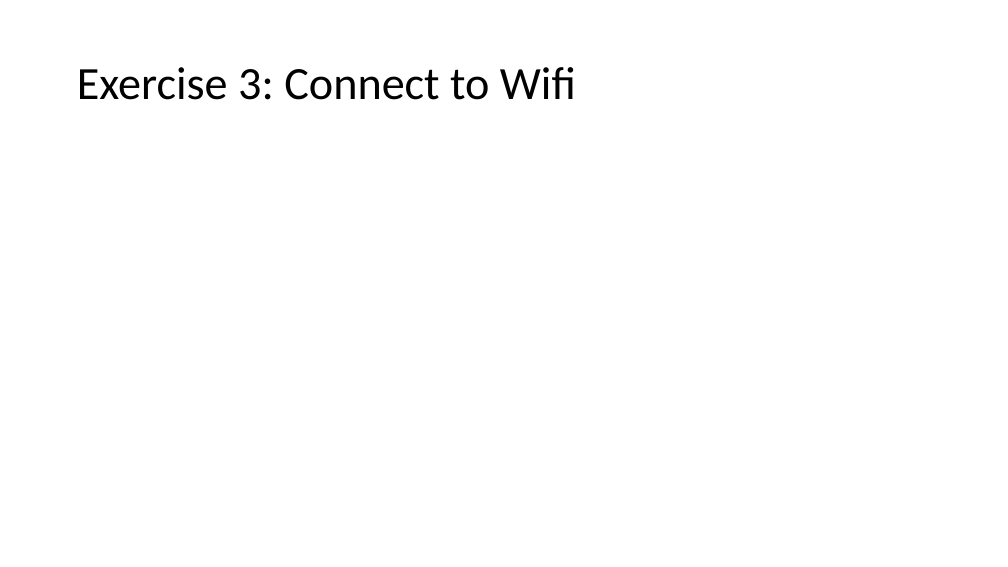
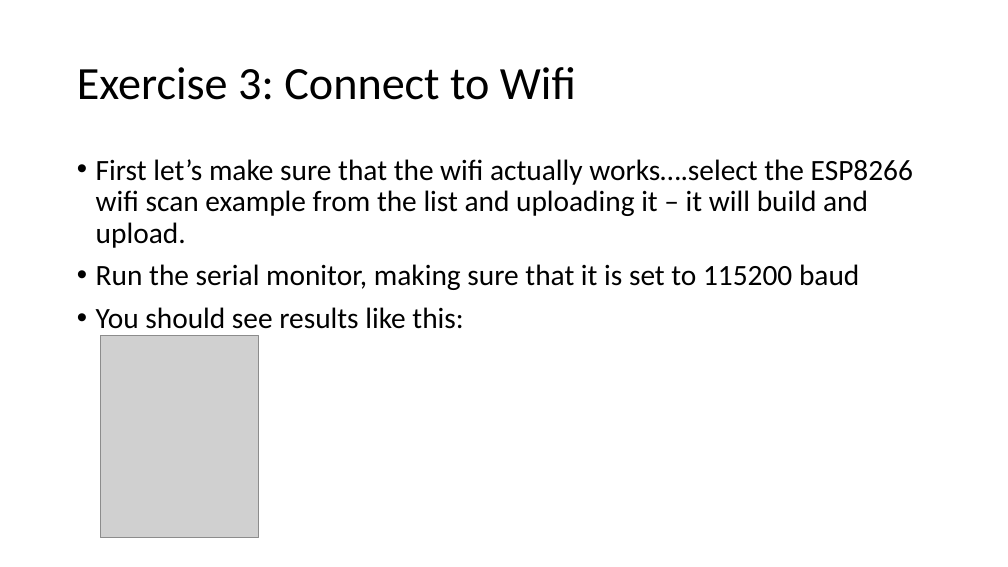
Before and after one commit to rdsuel/esp-class, a slide deck: slide 9 of Presentation.pptx. Drawn at 1008x567 pixels with LibreOffice and Linux fonts; fonts in the diff are those of the drawing; grey boxes stand for pictures. Boxes give left, top, right and bottom in pixels: in the first picture for what was removed or moved away, otherwise in the second. Text is boxed around its words. In the diff, an @@ line names an element or a change of style, - is before the commit and + after.

```diff
--- a/Presentation.pptx
+++ b/Presentation.pptx
@@ text added at [96,159,913,329], 28 pt, text #000000 @@
+• First let’s make sure that the wifi actually works….select the ESP8266 wifi scan example from the list and uploading it – it will build and upload.
+• Run the serial monitor, making sure that it is set to 115200 baud
+• You should see results like this:
@@ picture added at [100,335,259,538] @@
```
Also in this commit, not shown: 1 slide added, 1 other file.
